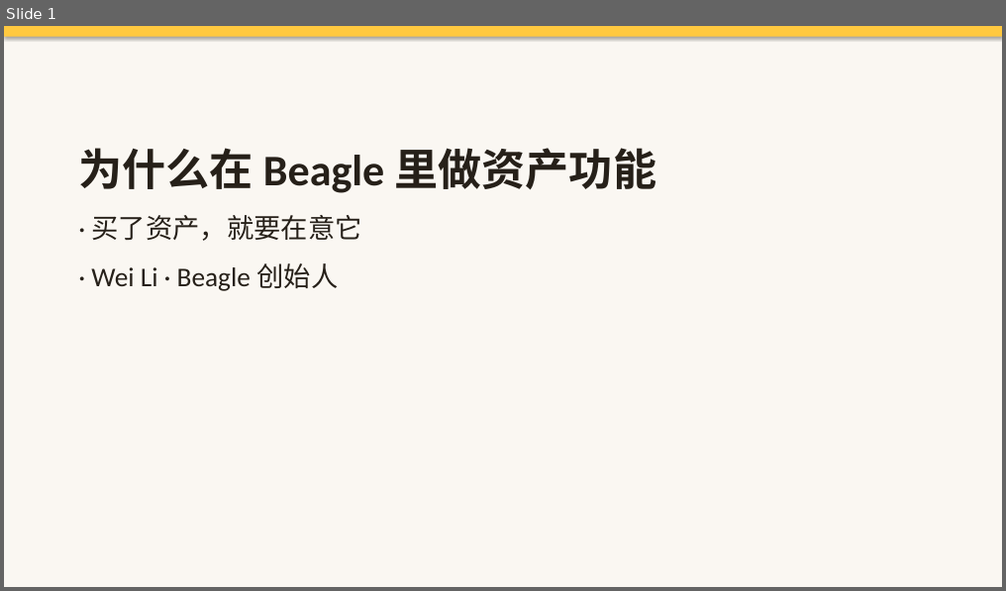
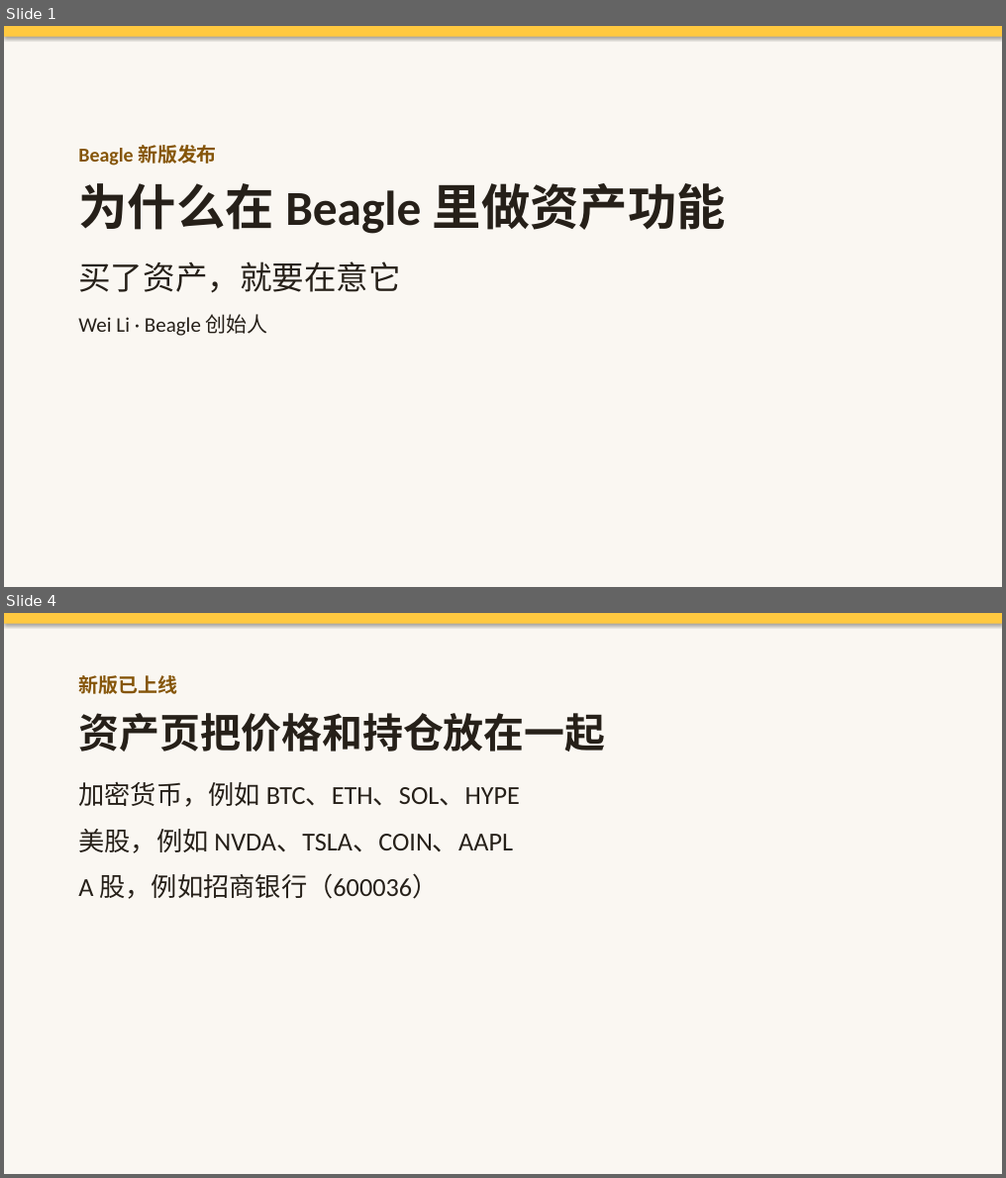
Before and after one commit to licodefun/beagle-voice-agent, a slide deck: decks/beagle-founder-take-deck.pptx. Shown one above the other, each under a label of ours: slide 1 before the commit, slides 1 and 4 after it; the slides between them are not shown. The pictures are 1006x591 and 1006x1178 pixels, drawn with LibreOffice and Linux fonts; fonts in the diff are those of the drawing. Boxes give left, top, right and bottom in pixels: in the first picture for what was removed or moved away, otherwise in the second. Text is boxed around its words. In the diff, an @@ line names an element or a change of style, - is before the commit and + after.

Commit message:
Replace founder deck with Wei's final version (Beagle new-version launch) and add his PDF export

```diff
--- a/decks/beagle-founder-take-deck.pptx
+++ b/decks/beagle-founder-take-deck.pptx
@@ slide 4 added at (4,613,1002,1174), background #FAF7F2 @@
@@ rectangle added at (4,613,1002,624), fill #FFC940 @@
@@ text added at (78,675,605,899), 25 pt, text #262019 @@
+新版已上线
+资产页把价格和持仓放在一起
+加密货币，例如 BTC、ETH、SOL、HYPE
+美股，例如 NVDA、TSLA、COIN、AAPL
+A 股，例如招商银行（600036）
@@ slide 1 changed as well @@
@@ text at (78,145,217,166): paragraph added @@
+Beagle 新版发布
@@ text at (78,183,726,234): size 42 to 47 pt in "为什么在 Beagle 里做资产功能"; less space between paragraphs @@
@@ text at (78,262,400,336): text changed; size 26 to 20 pt @@
-· 买了资产，就要在意它
-· Wei Li · Beagle 创始人
+买了资产，就要在意它
+Wei Li · Beagle 创始人
```
Also in this commit, not shown: 10 other slides added, 11 slides removed, 1 other file.
